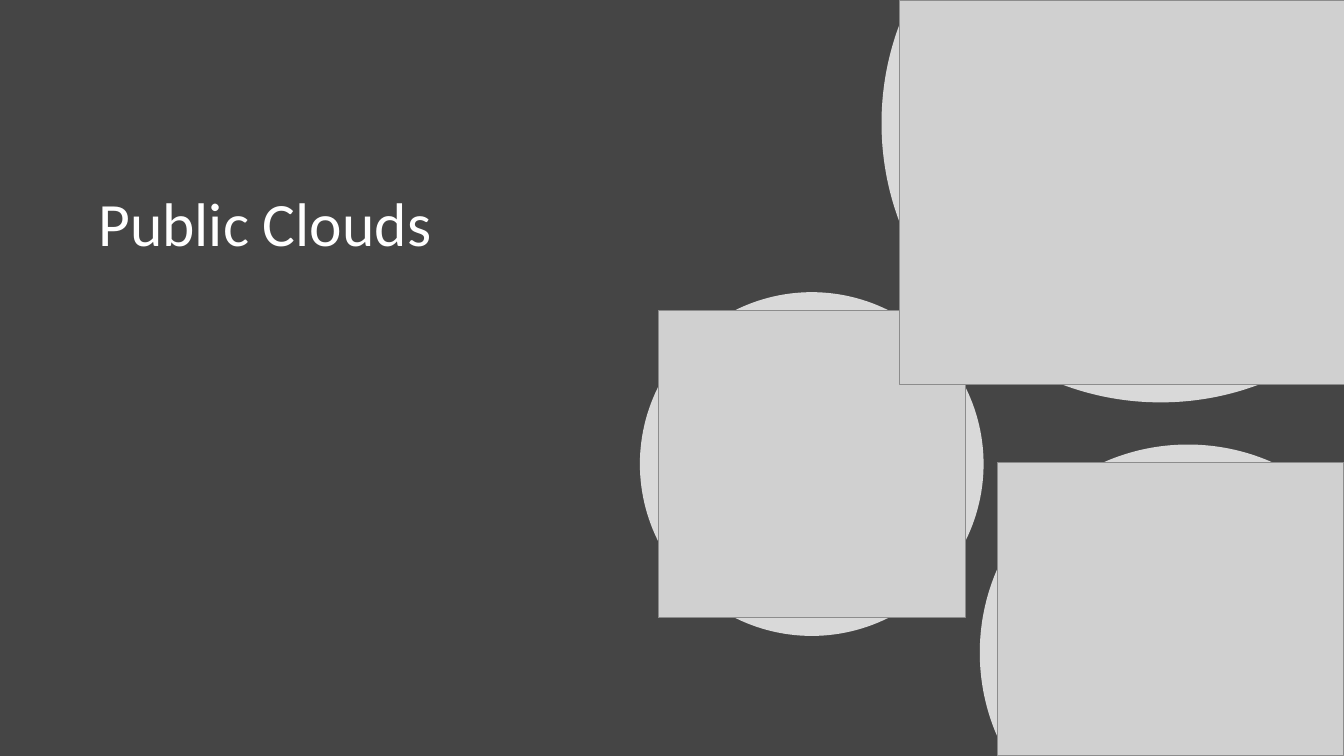
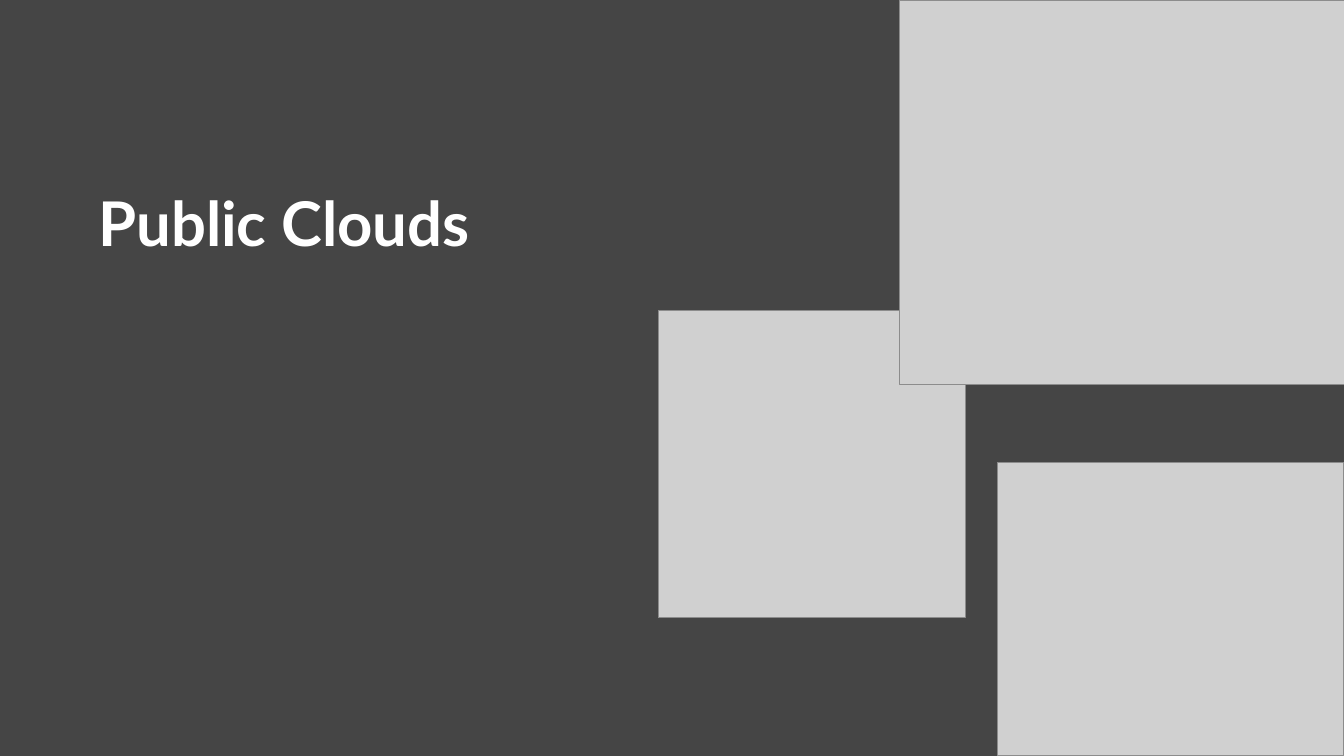
Before and after one commit to warrendt/cloudfridays, a slide deck: slide 4 of content/Azure Fundamentals/1. Understand cloud concepts/3. The differences between Public, Private and Hybrid cloud models.pptx. Drawn at 1344x756 pixels with LibreOffice and Linux fonts; fonts in the diff are those of the drawing; grey boxes stand for pictures; background and template pictures are left out. Boxes give left, top, right and bottom in pixels: in the first picture for what was removed or moved away, otherwise in the second. Text is boxed around its words. In the diff, an @@ line names an element or a change of style, - is before the commit and + after.

```diff
--- a/content/Azure Fundamentals/1. Understand cloud concepts/3. The differences between Public, Private and Hybrid cloud models.pptx
+++ b/content/Azure Fundamentals/1. Understand cloud concepts/3. The differences between Public, Private and Hybrid cloud models.pptx
@@ freeform shape removed at (882, 0, 1344, 402) @@
@@ title "Public Clouds" at (98, 200, 470, 247): font Calibri to Lato, bold on @@
@@ ellipse removed at (640, 292, 984, 636) @@
@@ freeform shape removed at (980, 445, 1344, 756) @@
```
Also in this commit, not shown: 3 other slides changed, 3 slides added, 1 other file.
